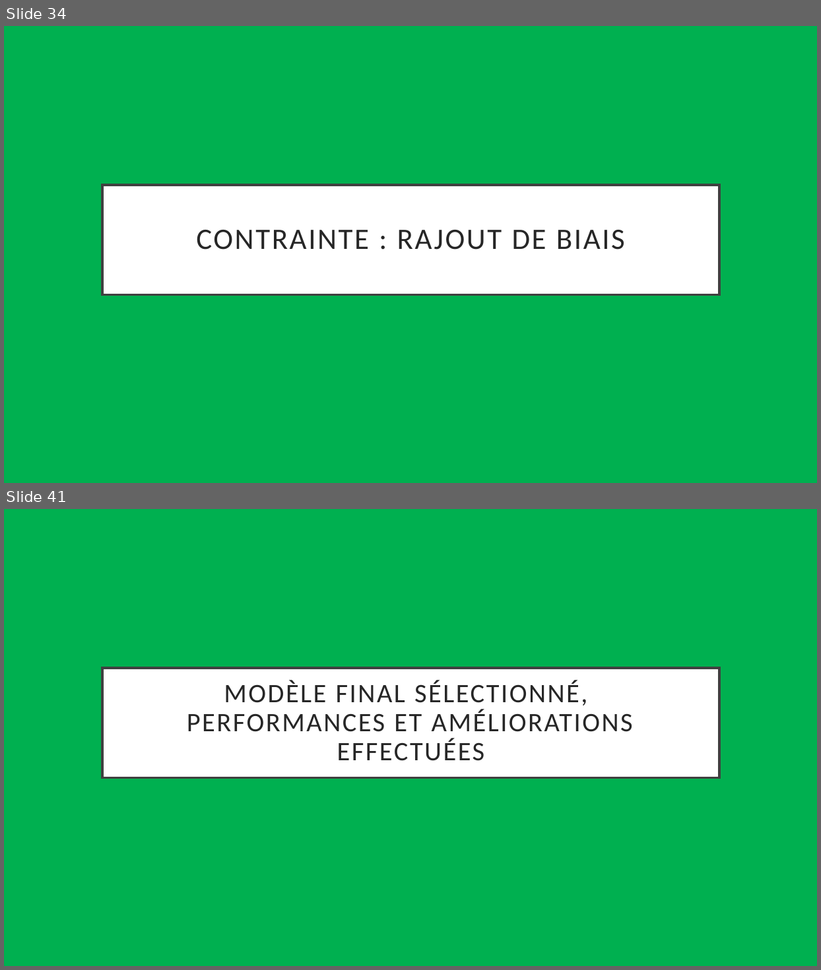
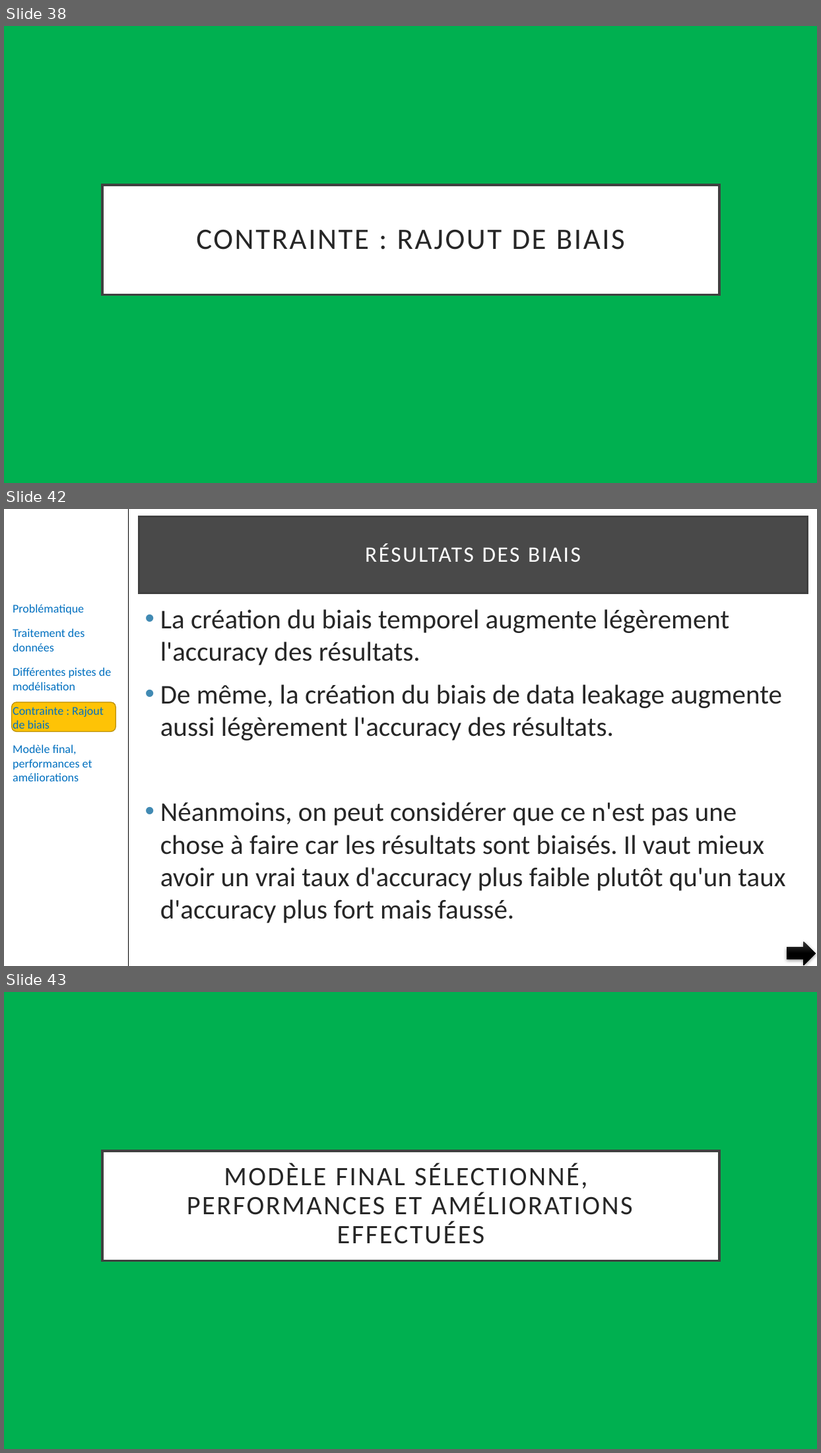
Before and after one commit to pfroide/python, a slide deck: Projet_5/p5.pptx. Shown one above the other, each under a label of ours: slides 34 and 41 before the commit, slides 38, 42 and 43 after it; the slides between them are not shown. The pictures are 821x970 and 821x1453 pixels, drawn with LibreOffice and Linux fonts; fonts in the diff are those of the drawing. Boxes give left, top, right and bottom in pixels: in the first picture for what was removed or moved away, otherwise in the second. Text is boxed around its words. In the diff, an @@ line names an element or a change of style, - is before the commit and + after.

```diff
--- a/Projet_5/p5.pptx
+++ b/Projet_5/p5.pptx
@@ slide 42 added at box(4, 509, 817, 966), background #FFFFFF @@
@@ line added from (129, 509) to (129, 966), #000000 1 pt @@
@@ title added at box(139, 517, 807, 593), fill #0D0D0D at 75% opacity, outline #404040 2.5 pt, 26 pt, text #FFFFFF @@
+RÉSULTATS DES BIAIS
@@ text added at box(13, 604, 111, 782), 14 pt, text #0070C0 @@
+Problématique
+Traitement des données
+Différentes pistes de modélisation
+Contrainte : Rajout de biais
+Modèle final, performances et améliorations
@@ text added at box(160, 609, 785, 923), 32 pt, text #262626 @@
+• La création du biais temporel augmente légèrement l'accuracy des résultats.
+• De même, la création du biais de data leakage augmente aussi légèrement l'accuracy des résultats.
+• Néanmoins, on peut considérer que ce n'est pas une chose à faire car les résultats sont biaisés. Il vaut mieux avoir un vrai taux d'accuracy plus faible plutôt qu'un taux d'accuracy plus fort mais faussé.
@@ rounded rectangle added at box(12, 702, 116, 731), fill #FEC306, outline #BC9004 1 pt @@
@@ right arrow added at box(787, 942, 816, 966), fill gradient #393939 to #000000 @@
@@ what was slide 34 is now slide 38 @@
@@ what was slide 41 is now slide 43 @@
```
Also in this commit, not shown: 25 slides changed, 14 other slides added, 13 slides removed.
